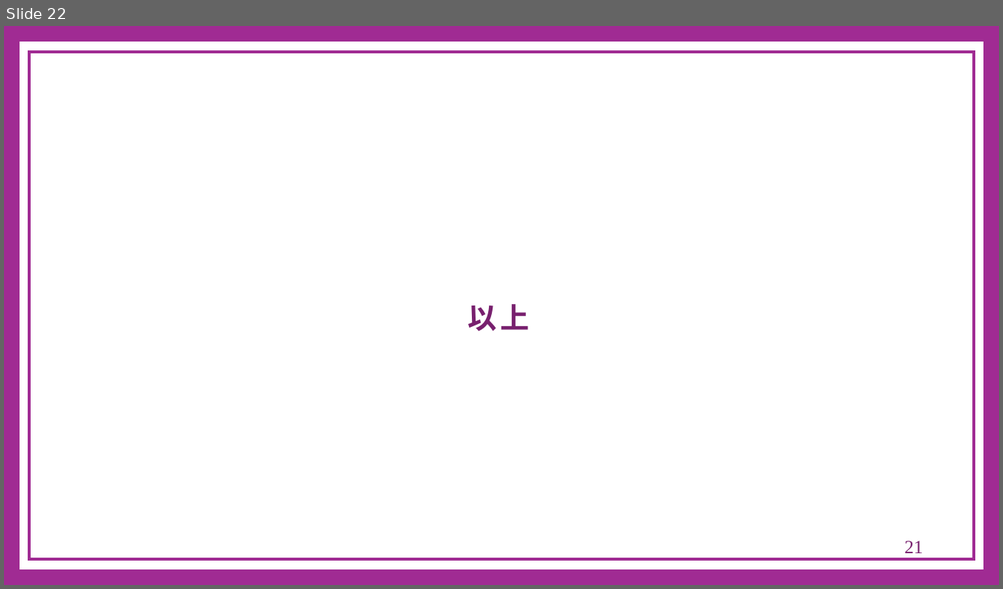
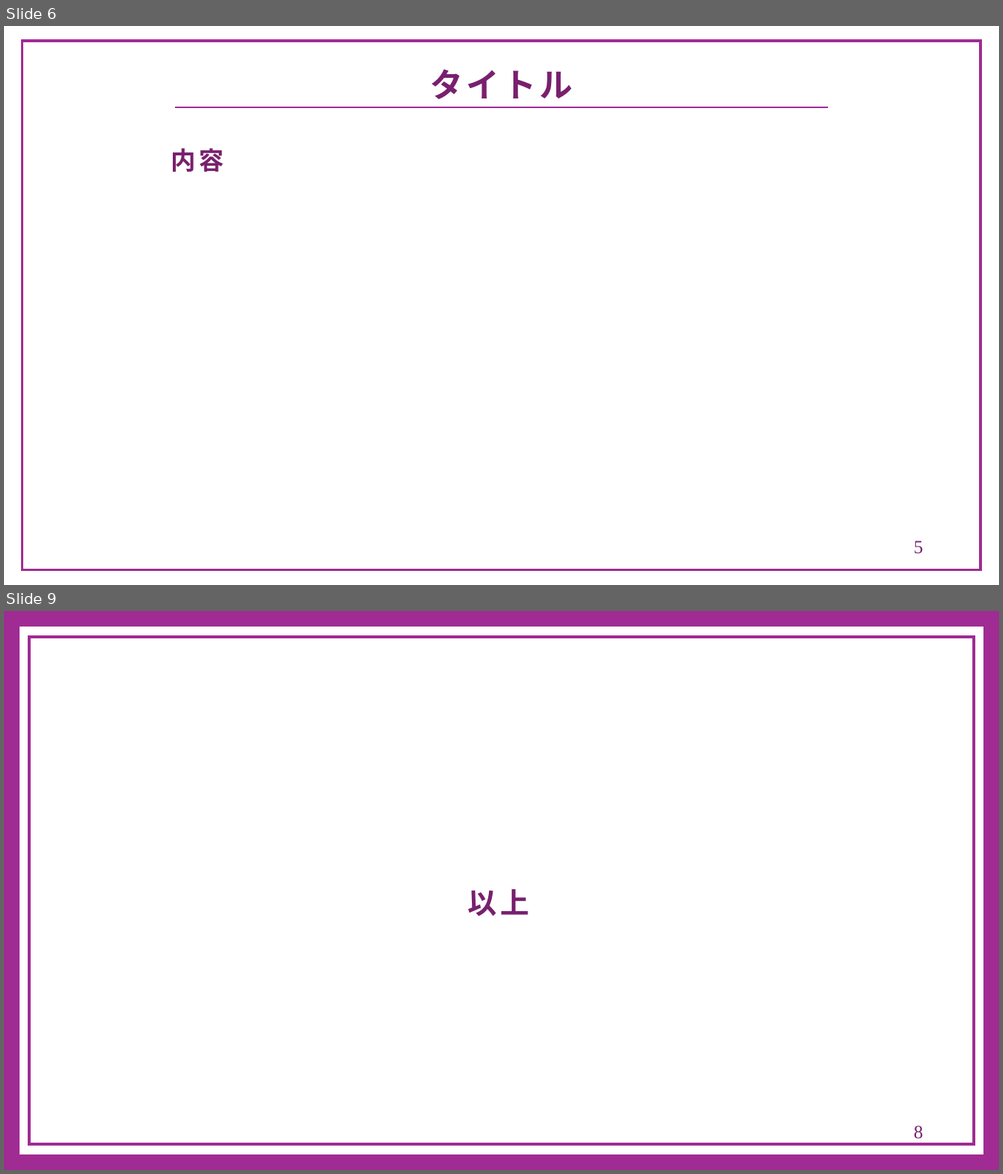
Before and after one commit to G-2-yama/archives, a slide deck: minutes/slide_template.pptx. Shown one above the other, each under a label of ours: slide 22 before the commit, slides 6 and 9 after it; the slides between them are not shown. The pictures are 1003x589 and 1003x1174 pixels, drawn with LibreOffice and Linux fonts; fonts in the diff are those of the drawing; background and template pictures are left out. Boxes give left, top, right and bottom in pixels: in the first picture for what was removed or moved away, otherwise in the second. Text is boxed around its words. In the diff, an @@ line names an element or a change of style, - is before the commit and + after.

```diff
--- a/minutes/slide_template.pptx
+++ b/minutes/slide_template.pptx
@@ slide 6 added at box(4, 26, 999, 585), background #FFFFFF @@
@@ rectangle added at box(22, 41, 981, 571), outline #A02B93 2.25 pt @@
@@ text added at box(430, 69, 572, 99), 32 pt, text #78206E, bold @@
+タイトル
@@ line added from (175, 107) to (828, 107), #A02B93 1.5 pt @@
@@ text added at box(171, 148, 224, 172), 24 pt, text #78206E, bold @@
+内容
@@ page number added at box(913, 541, 923, 554), 18 pt, text #78206E @@
+5
@@ what was slide 22 is now slide 9 @@
@@ page number at box(913, 1126, 923, 1139): text changed @@
-21
+8
```
Also in this commit, not shown: 4 slides changed, 3 other slides added, 17 slides removed.
